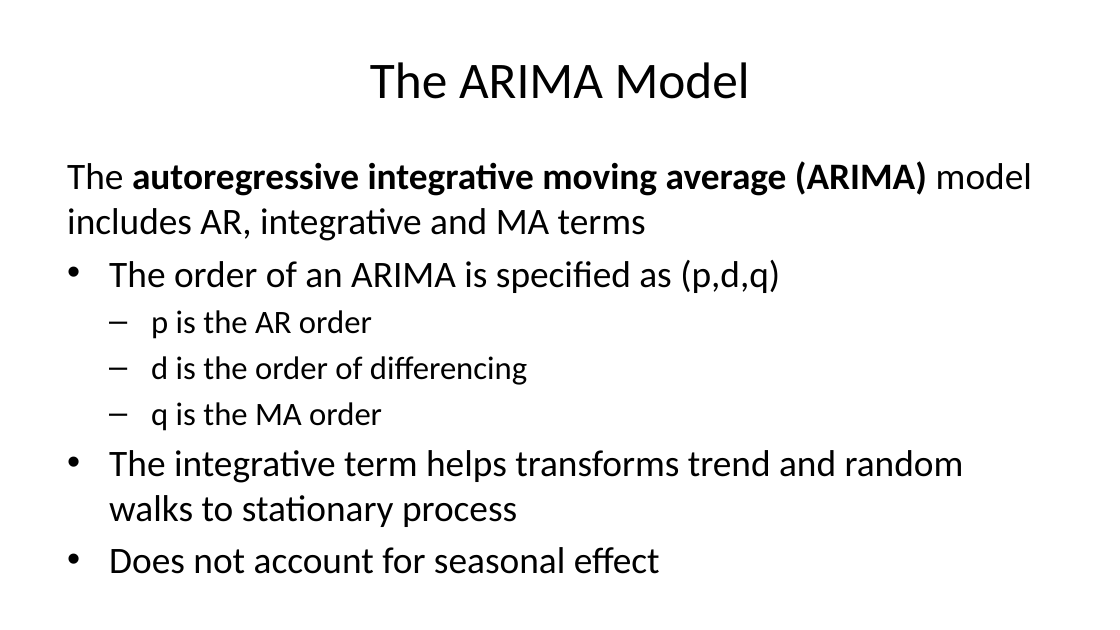
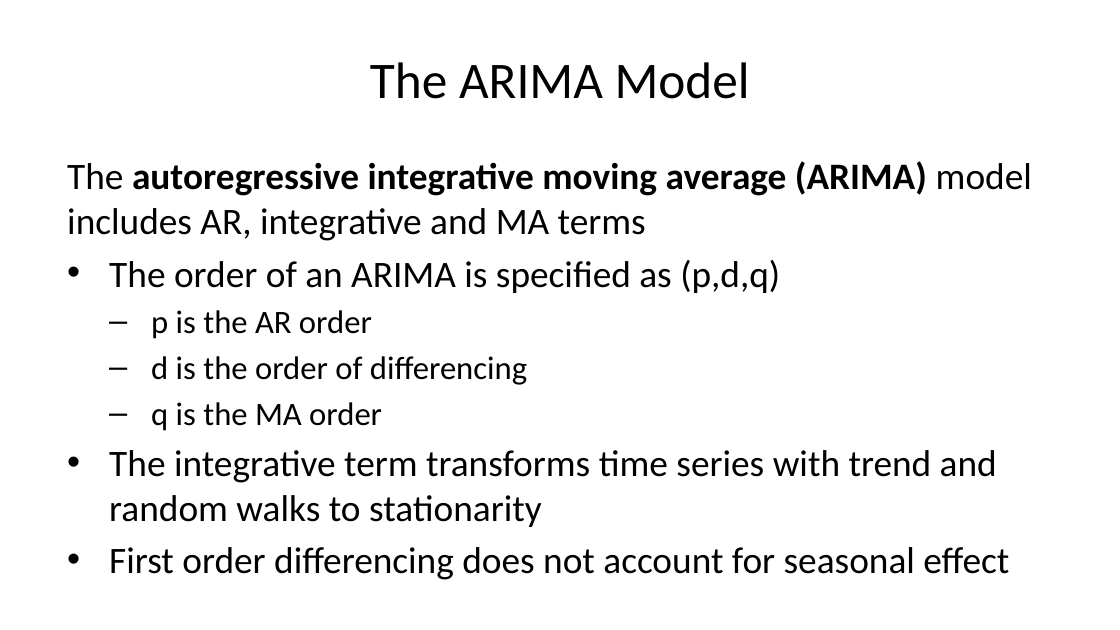
Before and after one commit to StephenElston/CSCI-E-83, a slide deck: slide 25 of LectureSlides/12_IntroductionToTimeSeriesForecasting.pptx (slide 24 before the commit). Drawn at 1120x630 pixels with LibreOffice and Linux fonts; fonts in the diff are those of the drawing. Boxes give left, top, right and bottom in pixels: in the first picture for what was removed or moved away, otherwise in the second. Text is boxed around its words. In the diff, an @@ line names an element or a change of style, - is before the commit and + after.

```diff
--- a/LectureSlides/12_IntroductionToTimeSeriesForecasting.pptx
+++ b/LectureSlides/12_IntroductionToTimeSeriesForecasting.pptx
@@ text at <box>109,450,1009,580</box>: text changed @@
-• The integrative term helps transforms trend and random walks to stationary process
-• Does not account for seasonal effect
+• The integrative term transforms time series with trend and random walks to stationarity
+• First order differencing does not account for seasonal effect
```
Also in this commit, not shown: 8 other slides changed, 1 slide added.
